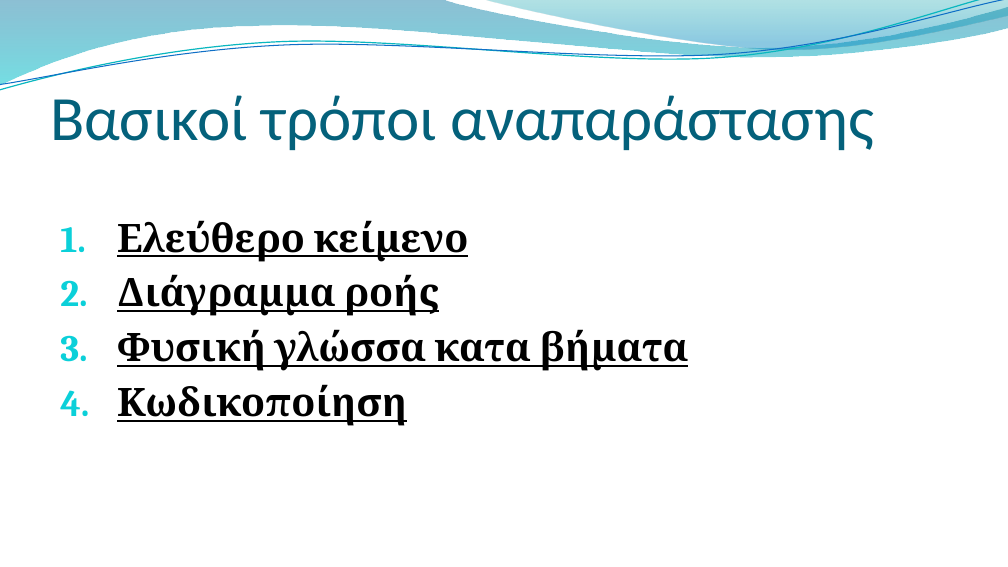
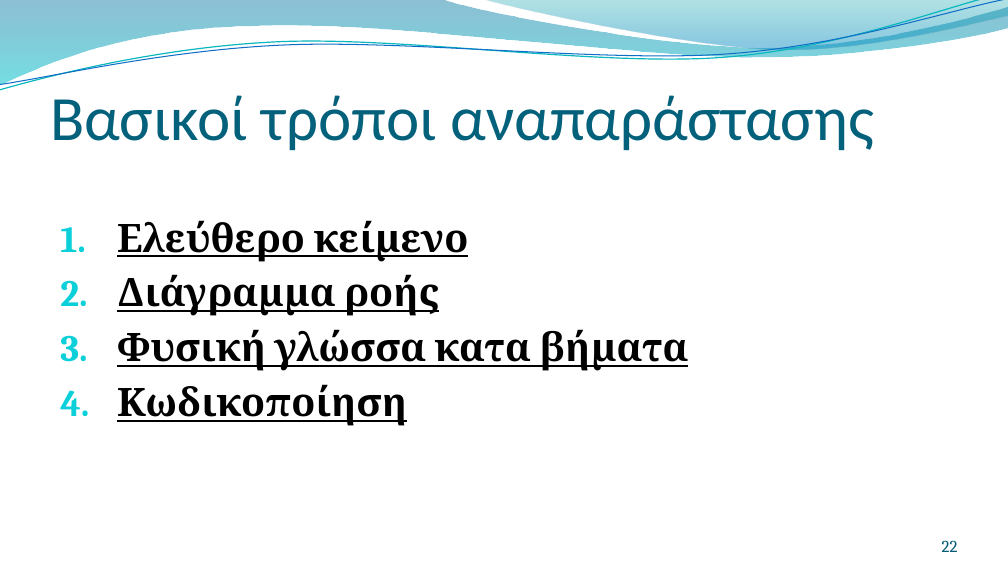
Before and after one commit to PyLamGR/PyLam-Edu, a slide deck: slide 22 of Workshops/25.11.2017 - Python. The Basics - Volume 1 -/Presentations/PowerPoint/1. Εισαγωγικα.pptx (slide 21 before the commit). Drawn at 1008x567 pixels with LibreOffice and Linux fonts; fonts in the diff are those of the drawing; background and template pictures are left out. Boxes give left, top, right and bottom in pixels: in the first picture for what was removed or moved away, otherwise in the second. Text is boxed around its words. In the diff, an @@ line names an element or a change of style, - is before the commit and + after.

```diff
--- a/Workshops/25.11.2017 - Python. The Basics - Volume 1 -/Presentations/PowerPoint/1. Εισαγωγικα.pptx
+++ b/Workshops/25.11.2017 - Python. The Basics - Volume 1 -/Presentations/PowerPoint/1. Εισαγωγικα.pptx
@@ page number added at box(942, 540, 958, 552), 12 pt, text #045D75 @@
+22
```
Also in this commit, not shown: 27 other slides changed, 1 slide added, 1 slide removed, 5 other files.
